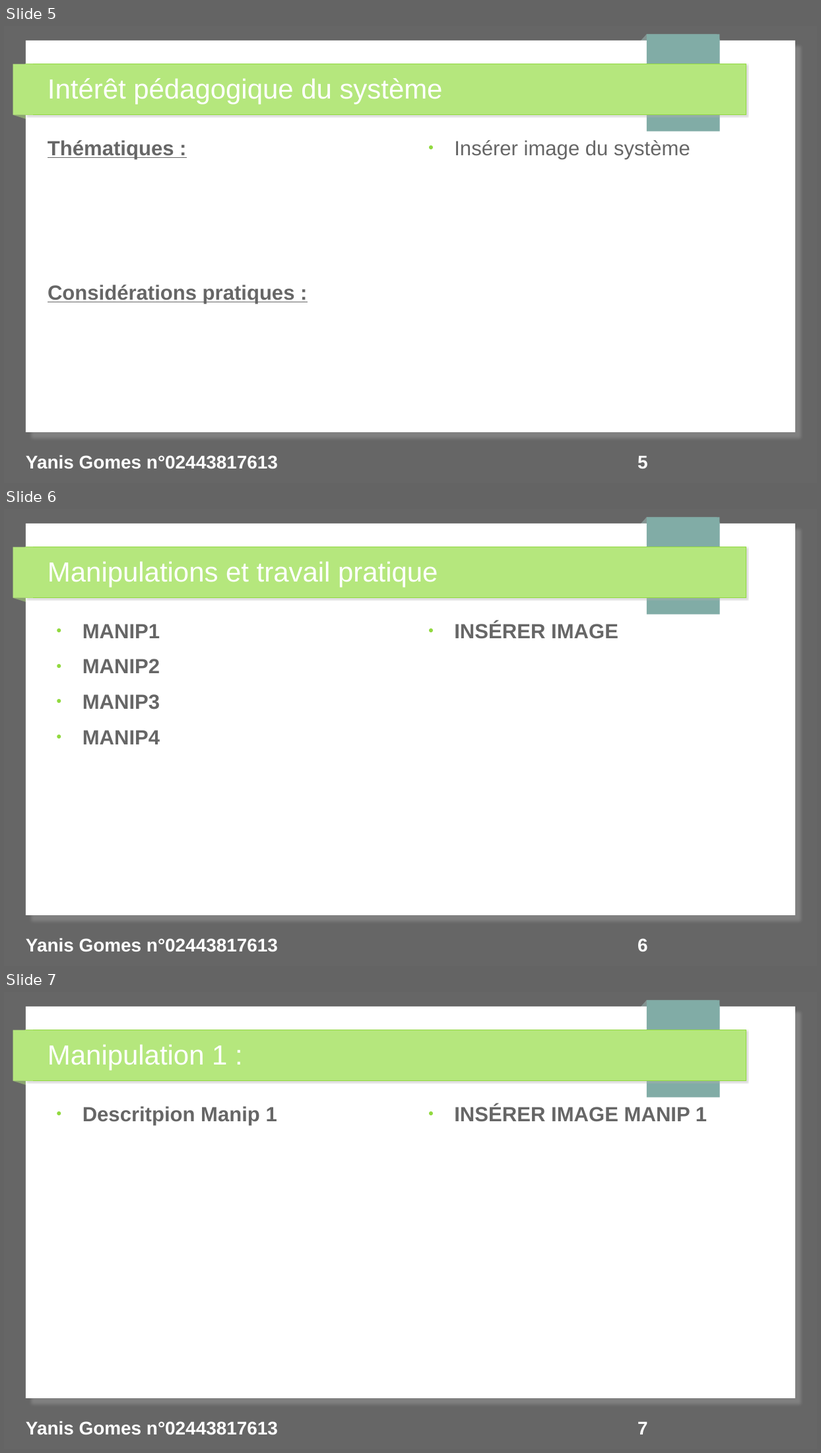
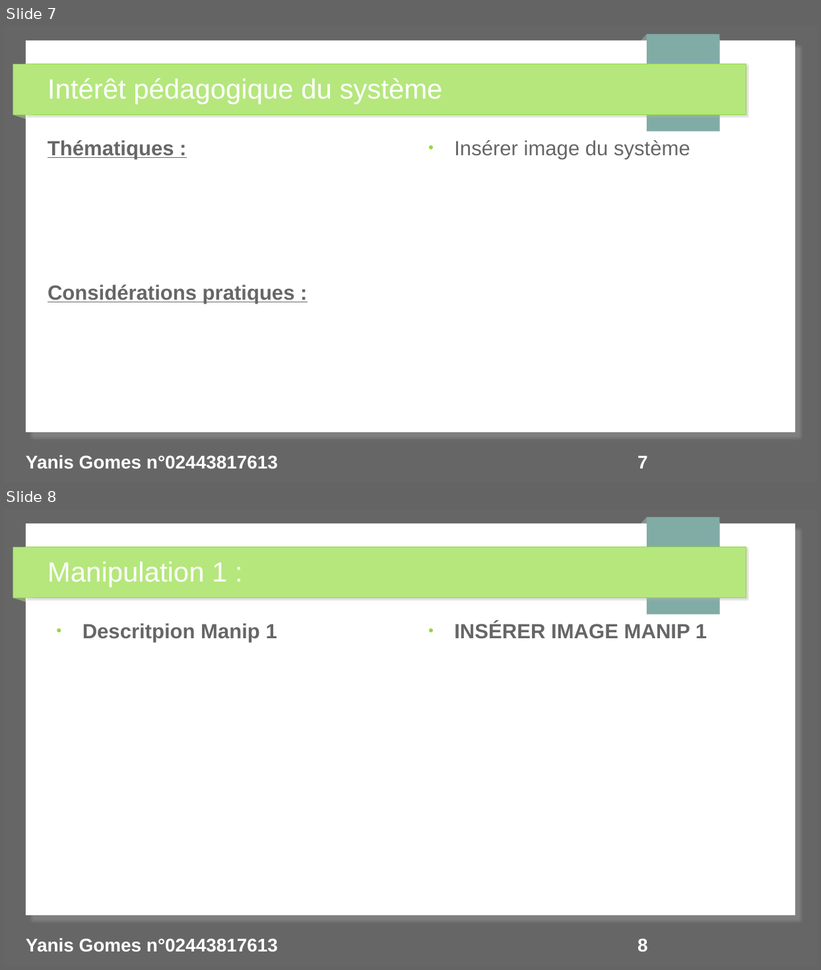
Before and after one commit to yanisgomes/agregation-sii-info, a slide deck: BUT/YANIS_GOMES_BUT_02443817613.odp. Shown one above the other, each under a label of ours: slides 5, 6 and 7 before the commit, slides 7 and 8 after it. The pictures are 821x1453 and 821x970 pixels, drawn with LibreOffice and Linux fonts; fonts in the diff are those of the drawing. Boxes give left, top, right and bottom in pixels: in the first picture for what was removed or moved away, otherwise in the second. Text is boxed around its words. In the diff, an @@ line names an element or a change of style, - is before the commit and + after.

```diff
--- a/BUT/YANIS_GOMES_BUT_02443817613.odp
+++ b/BUT/YANIS_GOMES_BUT_02443817613.odp
@@ slide 6 removed at bbox=[4, 509, 817, 966], background #666666; not listed: 7 template elements that a slide beside it also shows @@
@@ title removed at bbox=[48, 561, 438, 587] @@
-Manipulations et travail pratique
@@ text removed at bbox=[83, 624, 160, 745] @@
-● MANIP1
-● MANIP2
-● MANIP3
-● MANIP4
@@ text removed at bbox=[454, 622, 618, 639] @@
-● INSÉRER IMAGE
@@ text removed at bbox=[26, 939, 278, 953] @@
-Yanis Gomes n°02443817613
@@ page number removed at bbox=[638, 939, 648, 952] @@
-6
@@ what was slide 5 is now slide 7 @@
@@ page number at bbox=[638, 456, 648, 469]: text changed @@
-5
+7
@@ what was slide 7 is now slide 8 @@
@@ page number at bbox=[638, 939, 648, 952]: text changed @@
-7
+8
```
Also in this commit, not shown: 8 slides changed, 7 slides added, 3 other slides removed, 1 other file.
